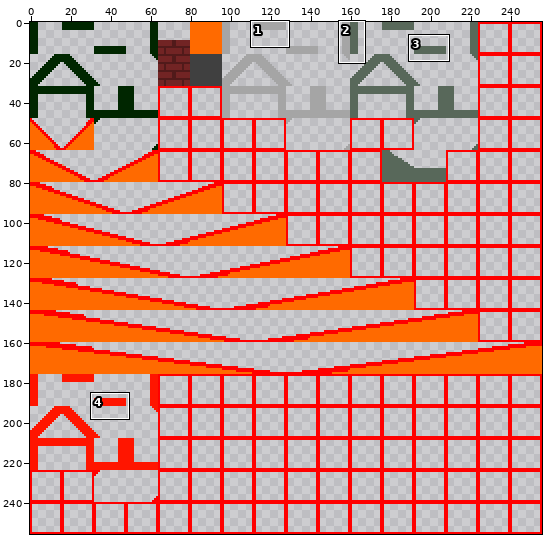
Edited in one commit: sprite sheet (SMAUG 1-1/Textures/andar3_operation16.png). Above, an overview of the earlier version with the close-up marked.
Close-up. Before the edit:
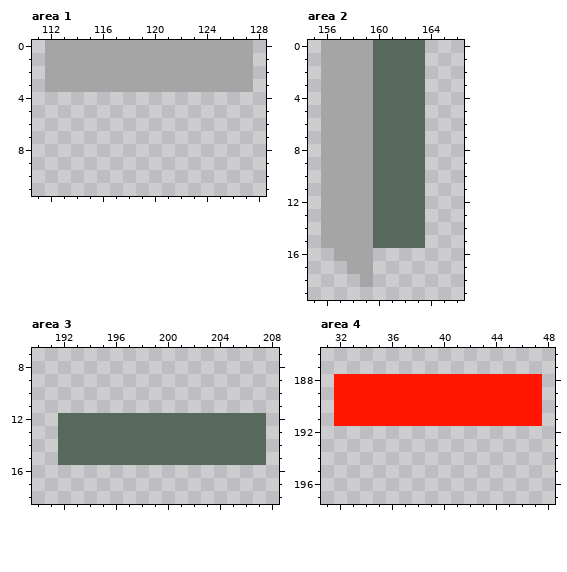
The file is 256x256 pixels. Pixels under 10% opacity are left out. Colours within 5 levels of each other are drawn and written as one. Shown: area 1: x 111..128, y 0..11; area 2: x 155..166, y 0..19; area 3: x 190..208, y 7..18; area 4: x 31..48, y 186..197. The commit also changed other parts of the picture, which this record leaves out.
After:
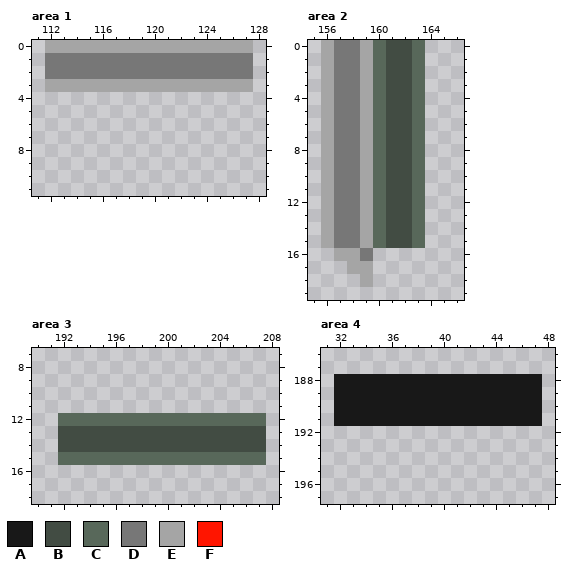
Palette (. is transparent): A #181818  B #424c43  C #58685a  D #777777  E #a5a5a5  F #ff1500
From old to new:
Changed rows in their new state; - is an unchanged pixel.
Area 1:
first column x 112:
 1 DDDDDDDDDDDDDDDD
 2 DDDDDDDDDDDDDDDD
Area 2:
first column x 157:
 0 DD--BB
 1 DD--BB
 2 DD--BB
 3 DD--BB
 4 DD--BB
 5 DD--BB
 6 DD--BB
 7 DD--BB
 8 DD--BB
 9 DD--BB
10 DD--BB
11 DD--BB
12 DD--BB
13 DD--BB
14 DD--BB
15 DD--BB
16 --D---
Area 3:
first column x 192:
13 BBBBBBBBBBBBBBBB
14 BBBBBBBBBBBBBBBB
Area 4:
first column x 32:
188 AAAAAAAAAAAAAAAA
189 AAAAAAAAAAAAAAAA
190 AAAAAAAAAAAAAAAA
191 AAAAAAAAAAAAAAAA
